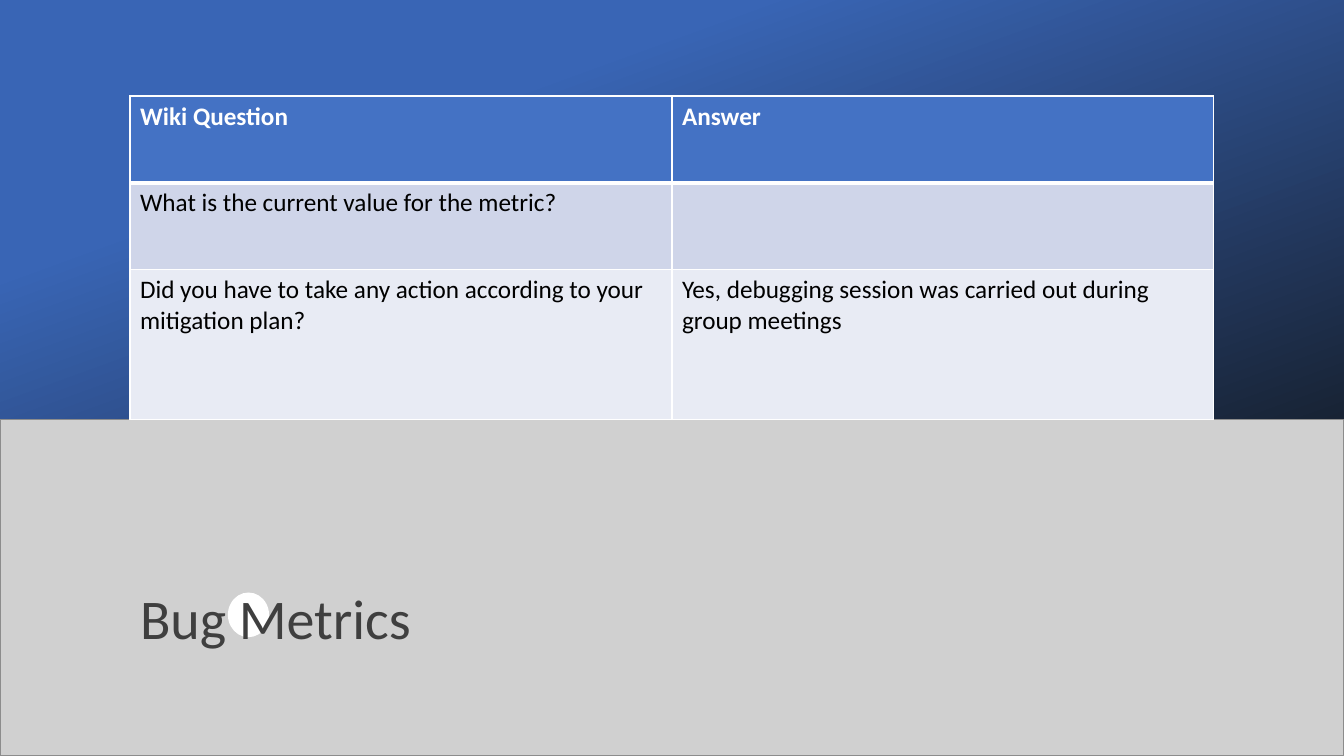
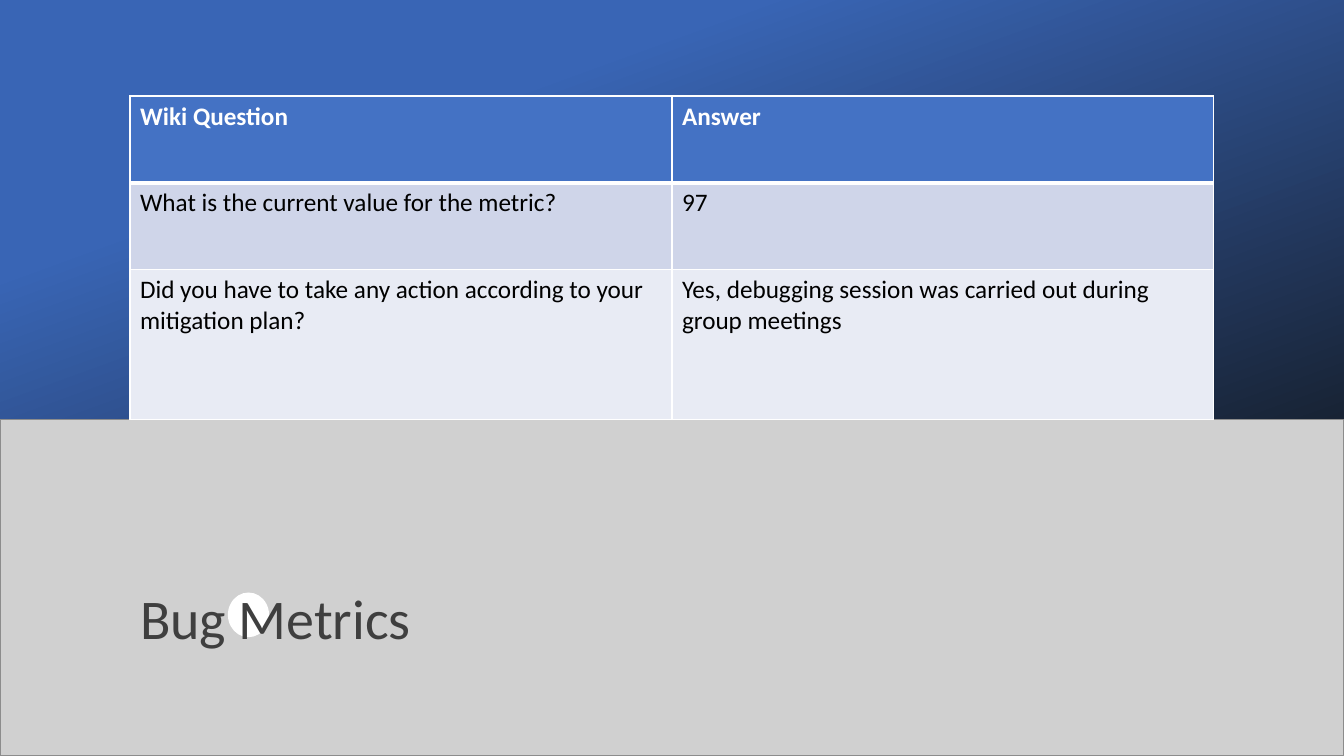
Before and after one commit to xbloh/Online-Course-Bidding-System-, a slide deck: slide 9 of presentations/PM Review - Week 7.pptx. Drawn at 1344x756 pixels with LibreOffice and Linux fonts; fonts in the diff are those of the drawing; grey boxes stand for pictures. Boxes give left, top, right and bottom in pixels: in the first picture for what was removed or moved away, otherwise in the second. Text is boxed around its words. In the diff, an @@ line names an element or a change of style, - is before the commit and + after.

Commit message:
Update PM Review slides
Metrics

```diff
--- a/presentations/PM Review - Week 7.pptx
+++ b/presentations/PM Review - Week 7.pptx
@@ table at (130,96,1215,419) @@
-row 2, column 2: 
+row 2, column 2: 97
```
Also in this commit, not shown: 3 other slides changed.
